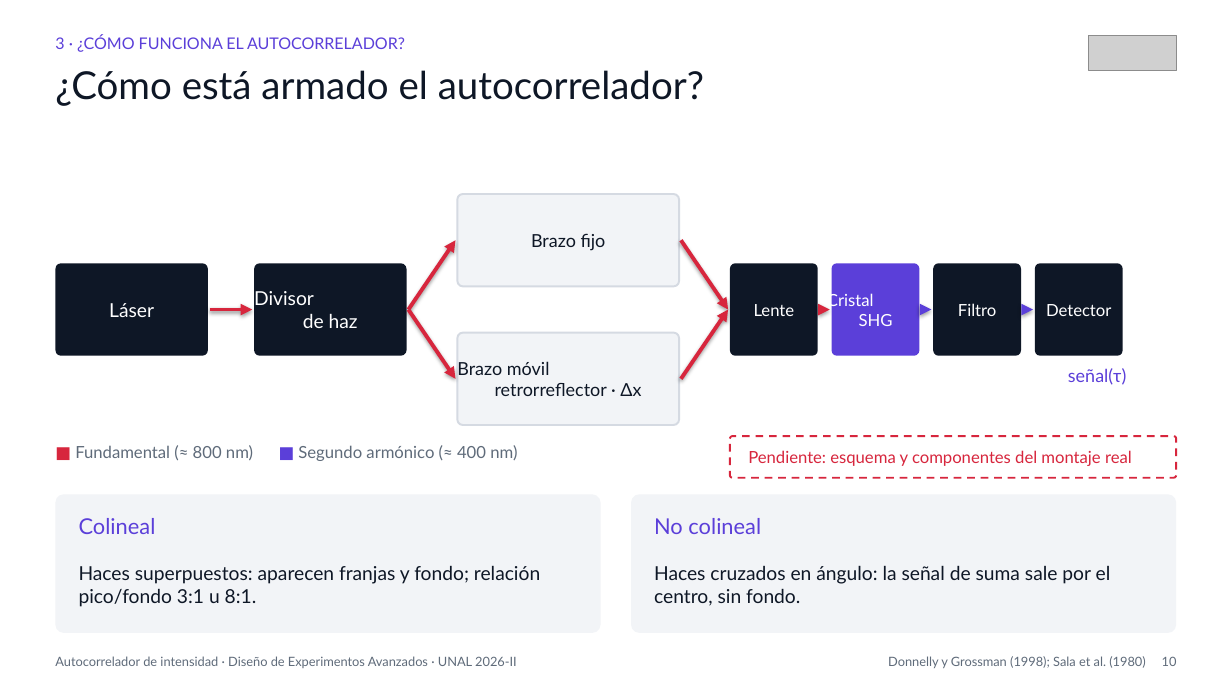
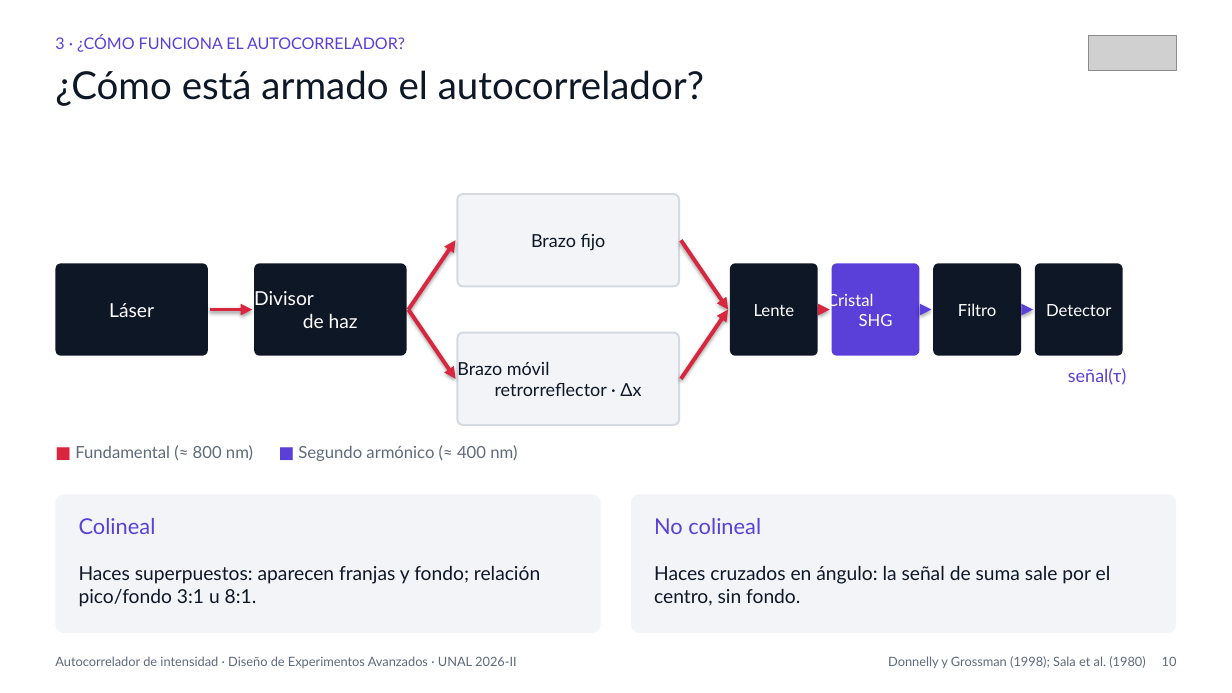
Before and after one commit to Juanes2001/diseno-de-experimentos, a slide deck: slide 10 of trabajo-practico/exposicion-17-oct/Autocorrelador_Fundamentos_y_Calibracion.pptx. Drawn at 1232x693 pixels with LibreOffice and Linux fonts; fonts in the diff are those of the drawing; grey boxes stand for pictures. Boxes give left, top, right and bottom in pixels: in the first picture for what was removed or moved away, otherwise in the second. Text is boxed around its words. In the diff, an @@ line names an element or a change of style, - is before the commit and + after.

```diff
--- a/trabajo-practico/exposicion-17-oct/Autocorrelador_Fundamentos_y_Calibracion.pptx
+++ b/trabajo-practico/exposicion-17-oct/Autocorrelador_Fundamentos_y_Calibracion.pptx
@@ rounded rectangle removed at [730, 436, 1177, 478] @@
@@ text removed at [748, 450, 1132, 466] @@
-Pendiente: esquema y componentes del montaje real
```
Also in this commit, not shown: 5 other slides changed, 1 slide removed, 19 other files.
